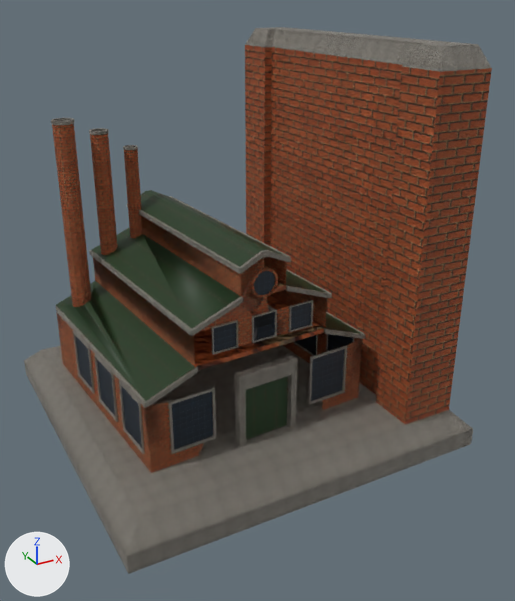
Two versions of the FBX model Assets/_Project/Mesh/Fabric.fbx, one commit apart.
Camera for both pictures: a 50 mm lens placed at (-1.65, -3.35, 2.33), pointed at (0.08, -0.19, 0.76). Every picture has the same lights, and +X, +Y and +Z are marked at lower left. The older version comes first. Where no turn or scale is listed for an object, it has been applied to the vertices. Vertices at exactly the same position are counted once.
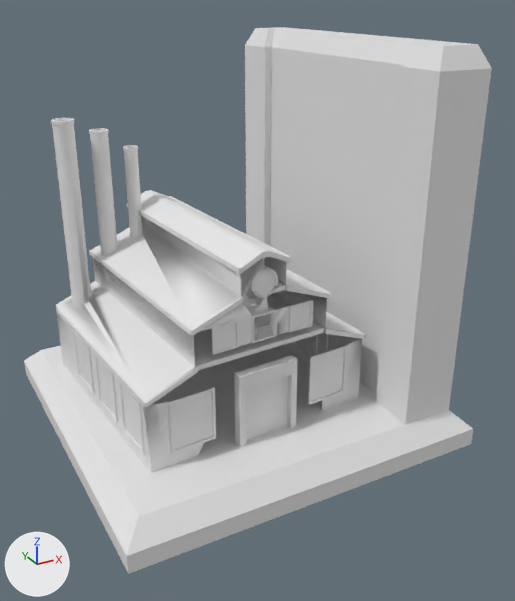
Pixel boxes [x1, y1, x2, y2] of what changed, in the pictures (515 x 601 px):
part 1 of me_plane, recoloured (green to white): [56, 190, 362, 440] in both
part 2 of me_plane, recoloured (brown to white): [52, 45, 492, 473] in both
part 3 of me_plane, recoloured (grey to white): [24, 27, 491, 574] in both
part 4 of me_plane, recoloured: [76, 271, 353, 450] in both

What the commit changed:
Material 'B' (mat_b) is new.
Its base color is (0.8, 0.8, 0.8) (white #e7e7e7).
Material 'C' (mat_c) is new.
Its base color is (0.8, 0.8, 0.8) (white #e7e7e7).
Material 'M' (mat_m) is new.
Its base color is (0.8, 0.8, 0.8) (white #e7e7e7).
Material 'G' (mat_g) is new.
Its base color is (0.8, 0.8, 0.8) (white #e7e7e7).
me_plane has 1910 vertices, 1355 faces and spans x -1.0..1.0, y -1.0..1.0, z 0.0..2.1.
me_plane is used by ob_plane; location (0.0, 0.0, 0.0).
me_plane part 1: all 11 faces that had it switch from mat_metal to mat_m (white #e7e7e7).
me_plane part 2: all 642 faces that had it switch from mat_brick to mat_b (white #e7e7e7).
me_plane part 3: all 687 faces that had it switch from mat_concrete to mat_c (white #e7e7e7).
me_plane part 4: all 15 faces that had it switch from mat_glass (picture img_glass3_png) to mat_g (white #e7e7e7).
